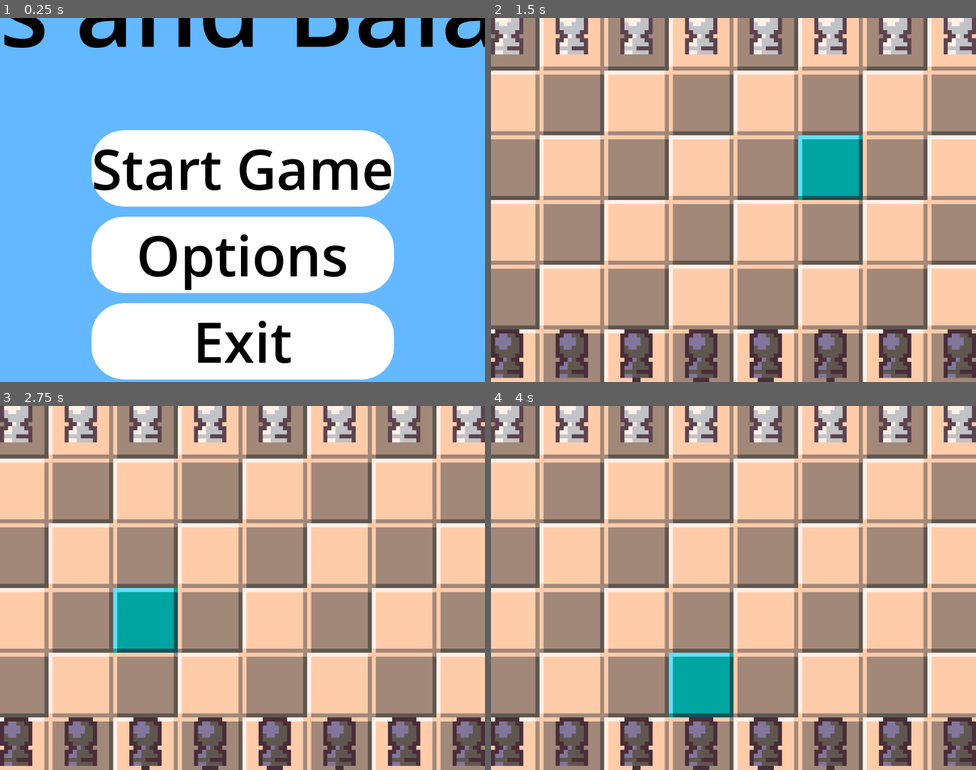
Above: before the commit, frames 1-4 (two rows, left to right).
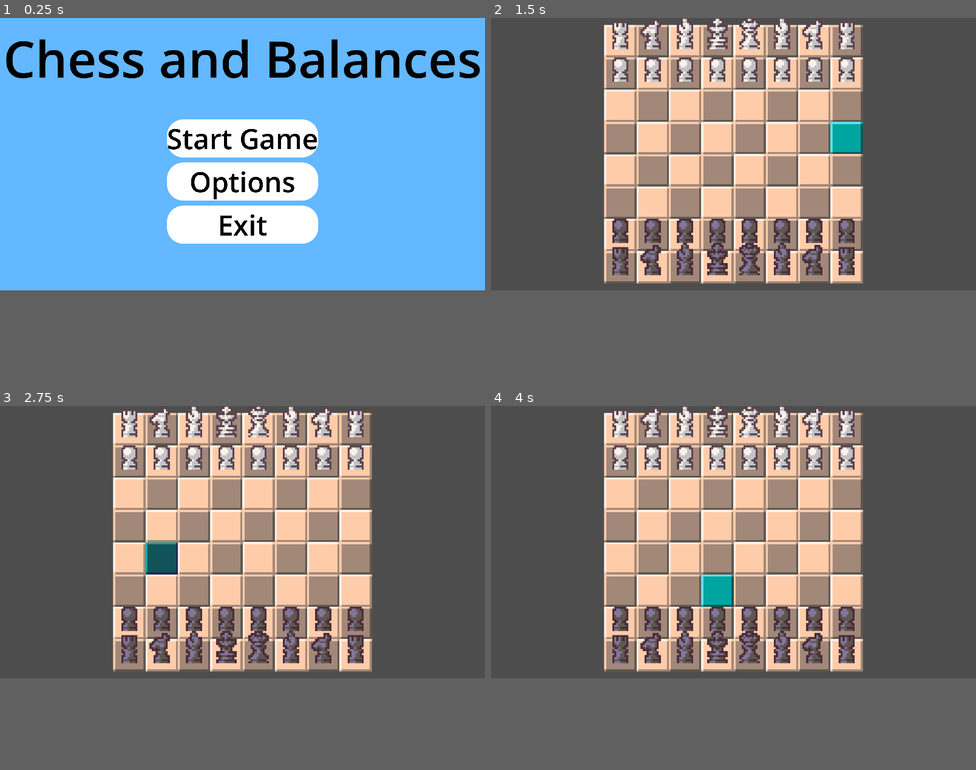
Above: after the commit, the same moments.

Repository: Software-ENGR-team-A/Chess
Game: Godot game, scene res://scenes/Main_Menu/main_menu.tscn
Same seed, same stepped clock (60 frames per second), same inputs: the game is played once before the commit and once after it. Sound files missing from this copy of the repository are replaced by a short silence.
Inputs (mouse positions are in pixels of both pictures, inside the frame that each line leads up to):
- Up to frame 1 (0.25 s): no input
- Up to frame 2 (1.5 s): click "Start Game" at 0.5 s; move the mouse to (840, 181) at 1.27 s; click (840, 181) at 1.42 s
- Up to frame 3 (2.75 s): tap Enter at 2 s; move the mouse to (145, 606) at 2.02 s; click (145, 606) at 2.17 s
- Up to frame 4 (4 s): tap Space at 2.75 s; move the mouse to (782, 507) at 2.77 s; click (782, 507) at 2.92 s; tap Enter at 3.5 s; move the mouse to (709, 660) at 3.52 s; click (709, 660) at 3.67 s
In our replay, the window is 799x600 before the commit and 799x449 after it. These sizes can differ from the game's own. Grey fills any space a smaller window leaves; there, only what the larger window draws over its background counts as a difference.

The runs differ from the first frame. In frame 1, 41% of the frame differs, in the area x 0-100%, y 0-100%; in frame 2, 78%; in frame 3, 78%; in frame 4, 78%.

Commit message:
set default viewport to 1080p

Diff:
--- a/project.godot
+++ b/project.godot
@@ -26,8 +26,8 @@
 
 [display]
 
-window/size/viewport_width=960
-window/size/viewport_height=720
+window/size/viewport_width=1920
+window/size/viewport_height=1080
 
 [dotnet]
 
